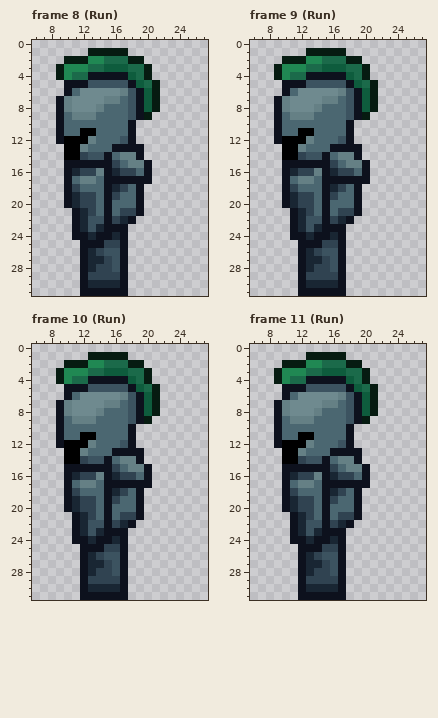
Edited in one commit: pixel-art file (Aseprite/Characters/PlayerCharacter_Side_BaseSprite.aseprite). Above: the version before the commit.
32x32 pixels, 11 frames. Shown: frame 8 (Run): x 6..27, y 0..31; frame 9 (Run): x 6..27, y 0..31; frame 10 (Run): x 6..27, y 0..31; frame 11 (Run): x 6..27, y 0..31. The commit also changed other frames, which this record leaves out.
The result:
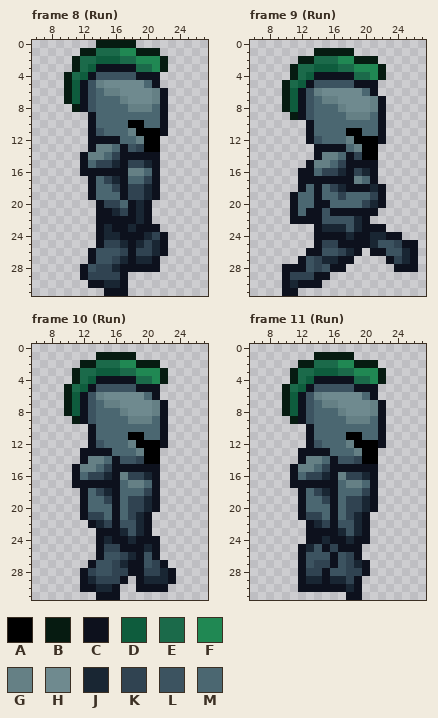
Palette (. is transparent): A #000000  B #061b11  C #0d111d  D #0e5c3d  E #1b6a4a  F #208853  G #658085  H #6f8a8f  J #192633  K #304351  L #3c5360  M #4b6771
Log entry: Started side run animation Started side run animation, still very bad
Changes in this commit:
Changed rows in their new state; - is an unchanged pixel.
Frame 8 (Run):
first column x 9:
 0 -----BBBBB----
 1 ---B-EEEFFBBB-
 2 -.-EEDDD-EFFFB
 3 ..BEDCCCCC-EFB
 4 .B-D-LLLLLCCC-
 5 -BD--GHHHHHMC-
 6 -BDCLMGGHHHHGC
 7 .BDCLMMMGHHHGC
 8 ..BCLM---GGGMC
 9 ....C----MMMMC
10 ....C----AAMMC
11 ....CL---GAAAC
12 ....CCCCMMGAA-
13 -...CGGM-LKAA-
14 -..CGGMKCC-CC-
15 -..-MKKJCKKJC-
16 -..CCC-CCGGMC-
17 -...C-KJ-MMKC-
18 -...C-MKCKKJC-
19 -...C-MMCKKJC-
20 -....CKK-CJC--
21 --...C-J-CJC--
22 --...C-CC-JC--
23 --...CJ--JCCC-
24 --...-J--CCJKC
25 ---..---JCJKJC
26 ---.CL--KCKKJC
27 ---.CLLKJCJJC-
28 ----L--J-CCCC-
30 ---.CC--------
31 ---...--------
Frame 9 (Run):
first column x 9:
 1 ----.----B--------
 2 -..-BE--FF-BB-----
 3 ..BE-D--E-FFFB----
 4 ..B-D----C-EFB----
 5 -BEDC----LCCC-----
 6 -BDCLG--HHHMC-----
 7 .BDCLM--HHHHGC----
 8 .BDCLM--GHHHGC----
 9 ..BCL----GGGMC----
10 ....C----MMMMC----
11 ....C----AAMMC----
12 ....CL--MGAAAC----
13 -....CC--MGAA-----
14 -....CGGMCKAA-----
15 -...-GGMKCC-C-----
16 -..CCMKKJCKJC-----
17 -..CCC----GMC-----
18 -..C-CMKJC-CJC----
19 -.CMMCMMK-MMKC----
20 -.CMMC----MKJC----
21 ---MCCLCCC-CC-----
22 ---CCCLLLLJC------
23 --...CJJJLJCCC----
24 --...--C-JCCJJCC--
25 ---..----CCCJLLKCC
26 ---.CC--KJC-CCLLJC
27 ----LKJJ-C----CKJC
28 -CC-L-LC-------CCC
29 -CKK-CC..---------
30 -CJ-CC...---------
31 -CC......---------
Frame 10 (Run):
first column x 9:
 1 ----.----B-----
 2 -..-BE--FF-BB--
 3 ..BE-D--E-FFFB-
 4 ..B-D----C-EFB-
 5 -BEDC----LCCC--
 6 -BDCLG--HHHMC--
 7 .BDCLM--HHHHGC-
 8 .BDCLM--GHHHGC-
 9 ..BCL----GGGMC-
10 ....C----MMMMC-
11 ....C----AAMMC-
12 ....CL--MGAAAC-
13 -..CCCCMMMGAA--
14 -..CGGMCLLKAA--
15 -.-GGMKCCCC-C--
16 -.CM-KJCG-KJC--
17 -.CCCC--MGGMC--
18 -..C-KJCM-MKC--
19 -..CM-KC-KKJC--
20 -..CM-MC-KKJC--
21 --.C-KMCM-JC---
22 --..CJKCLLJC---
23 --...C--JLJC---
24 --...-JC-JCCC--
25 ---..----CCJC--
26 ---..C--KJCLC--
27 ---.CLLKJCCLKC-
28 ----KLLKKCCKKJC
29 ----J-----CJJJC
30 ----C--C.-CCCC-
31 ---..---.------
Frame 11 (Run):
first column x 9:
 1 ----.----B----
 2 -..-BE--FF-BB-
 3 ..BE-D--E-FFFB
 4 ..B-D----C-EFB
 5 -BEDC----LCCC-
 6 -BDCLG--HHHMC-
 7 .BDCLM--HHHHGC
 8 .BDCLM--GHHHGC
 9 ..BCL----GGGMC
10 ....C----MMMMC
11 ....C----AAMMC
12 ....CL--MGAAAC
13 -..CCCCMMMGAA-
14 -..CGGMCLLKAA-
15 -.-GGMKCCCC-C-
16 -.CM-KJCG-KJC-
17 -.CCCC--MGGMC-
18 -..C-KJCM-MKC-
19 -..CM-KC-KKJC-
20 -..CM-MC-KKJC-
21 --.C-KMCM-JC--
22 --..CJKCLLJC--
23 --..CC--JLJC--
24 --..C-JC-JCC--
25 ----JLC--CC---
26 ----LL-CLKC---
27 ----LK-CLKJC--
28 ----K-C-LKKC--
29 ----JJCJJKC---
30 ----CCCC-JC---
31 ---......CC---
